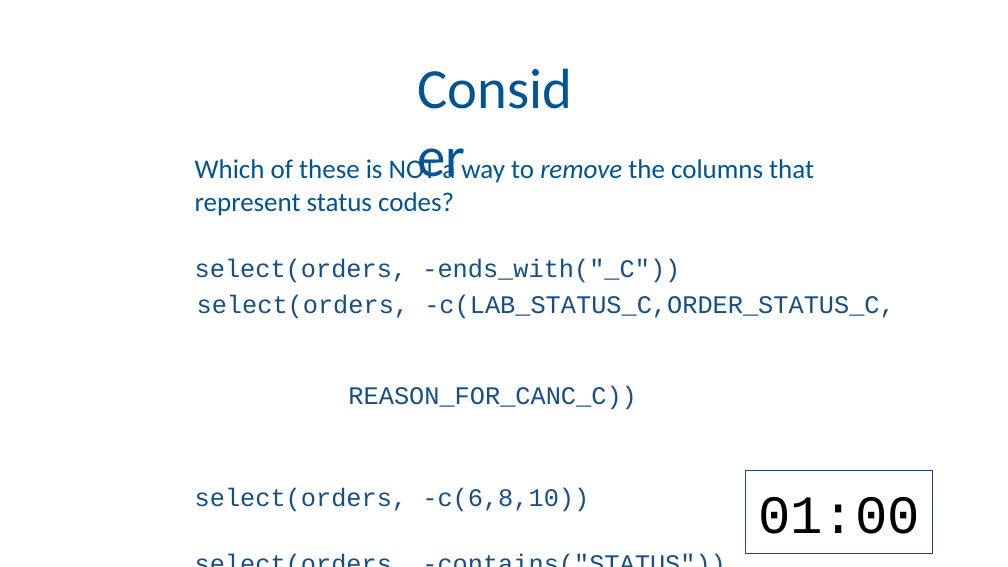
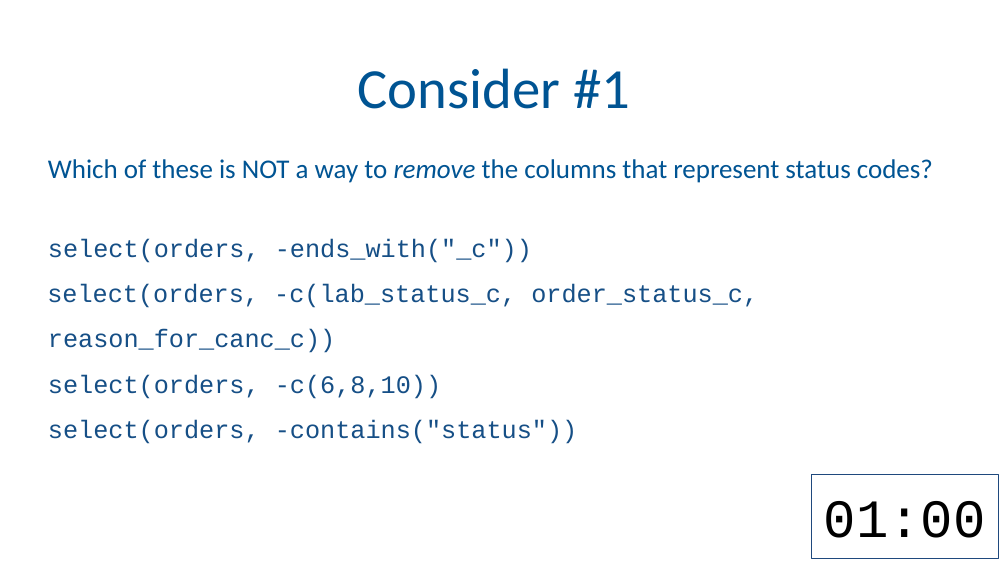
Before and after one commit to amromeo/api_r2020, a slide deck: slide 24 of 03 - Transform.pptx. Drawn at 1008x567 pixels with LibreOffice and Linux fonts; fonts in the diff are those of the drawing; background and template pictures are left out. Boxes give left, top, right and bottom in pixels: in the first picture for what was removed or moved away, otherwise in the second. Text is boxed around its words. In the diff, an @@ line names an element or a change of style, - is before the commit and + after.

```diff
--- a/03 - Transform.pptx
+++ b/03 - Transform.pptx
@@ title at (x1=358, y1=68, x2=630, y2=109): text changed @@
-Consider
+Consider #1
@@ text "Which of these is NOT ..." moved from (x1=195, y1=156, x2=895, y2=512) to (x1=47, y1=159, x2=933, y2=444) @@
@@ text at (x1=47, y1=238, x2=758, y2=353): text changed; size 24.1 to 24 pt @@
-select(orders, -ends_with("_C"))
-select(orders, -c(LAB_STATUS_C,ORDER_STATUS_C, REASON_FOR_CANC_C))
+select(orders, -ends_with("_c"))
+select(orders, -c(lab_status_c, order_status_c, reason_for_canc_c))
@@ text at (x1=48, y1=374, x2=441, y2=399): size 24.1 to 24 pt in "select(orders, -c(6,8,10))"; indent changed; line spacing 2 to 1.5; less space between paragraphs @@
@@ text at (x1=48, y1=420, x2=578, y2=444): text changed; size 24.1 to 24 pt @@
-select(orders, -contains("STATUS"))
+select(orders, -contains("status"))
@@ rectangle "01:00" moved from (x1=746, y1=470, x2=933, y2=554) to (x1=812, y1=475, x2=999, y2=558) @@
```
Also in this commit, not shown: 8 other slides changed, 3 slides added, 2 slides removed, 1 other file.
